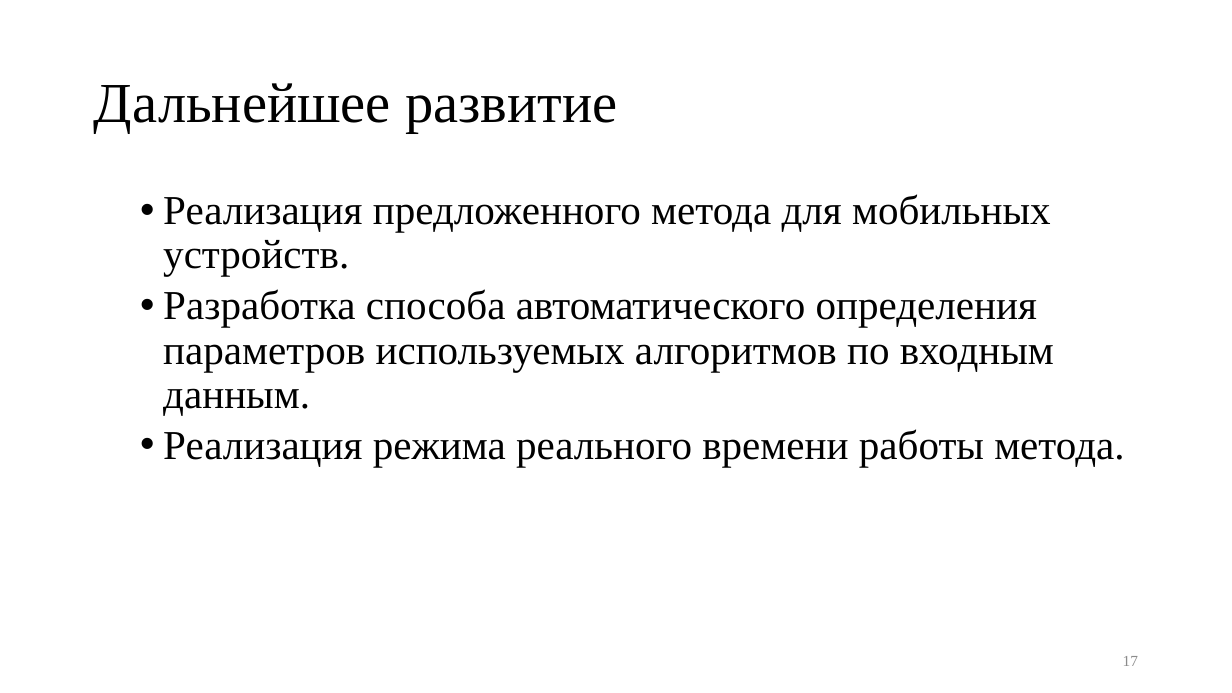
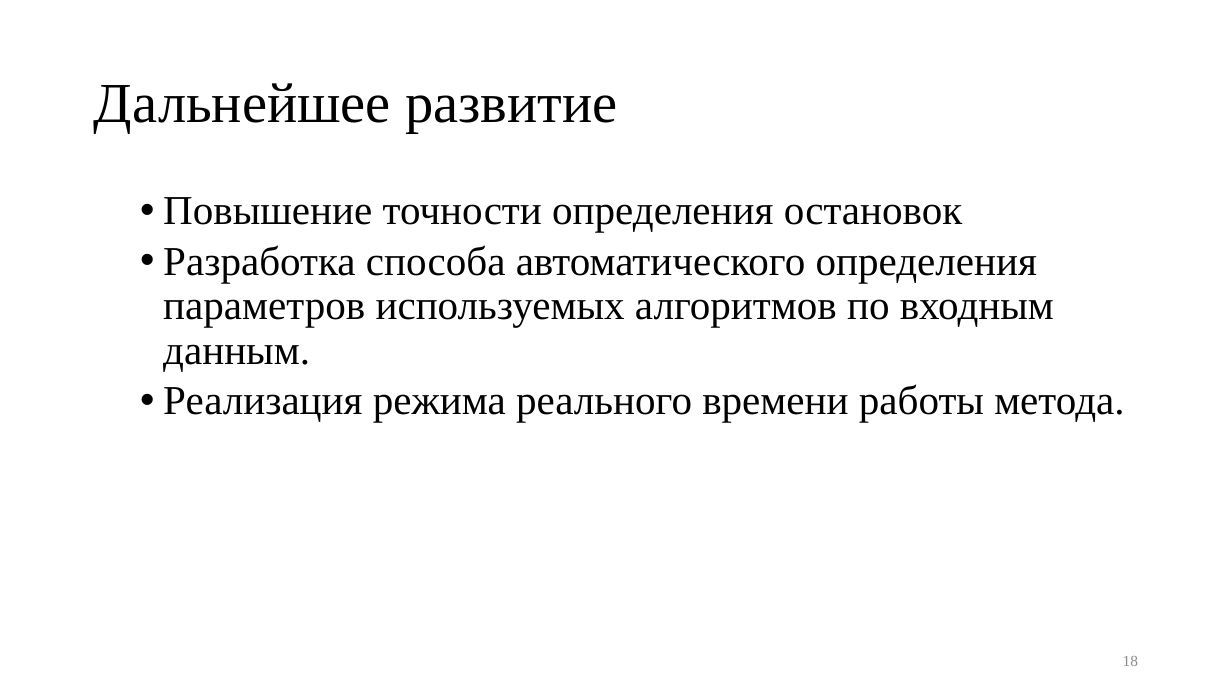
Before and after one commit to kaedvann/TrackFilter, a slide deck: slide 18 of docs/thesis/thesis.pptx (slide 17 before the commit). Drawn at 1232x693 pixels with LibreOffice and Linux fonts; fonts in the diff are those of the drawing. Boxes give left, top, right and bottom in pixels: in the first picture for what was removed or moved away, otherwise in the second. Text is boxed around its words. In the diff, an @@ line names an element or a change of style, - is before the commit and + after.

```diff
--- a/docs/thesis/thesis.pptx
+++ b/docs/thesis/thesis.pptx
@@ text at [163,197,963,232]: text changed @@
-  • Реализация предложенного метода для мобильных устройств.
+  • Повышение точности определения остановок
@@ page number at [1123,656,1138,666]: text changed @@
-17
+18
```
Also in this commit, not shown: 4 other slides changed, 2 slides added, 1 slide removed, 5 other files.
